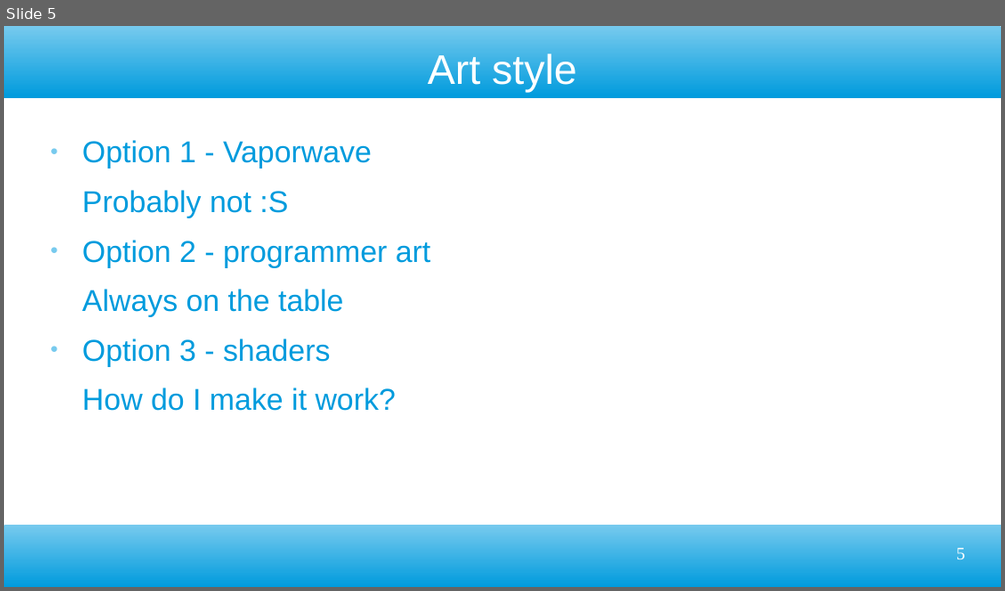
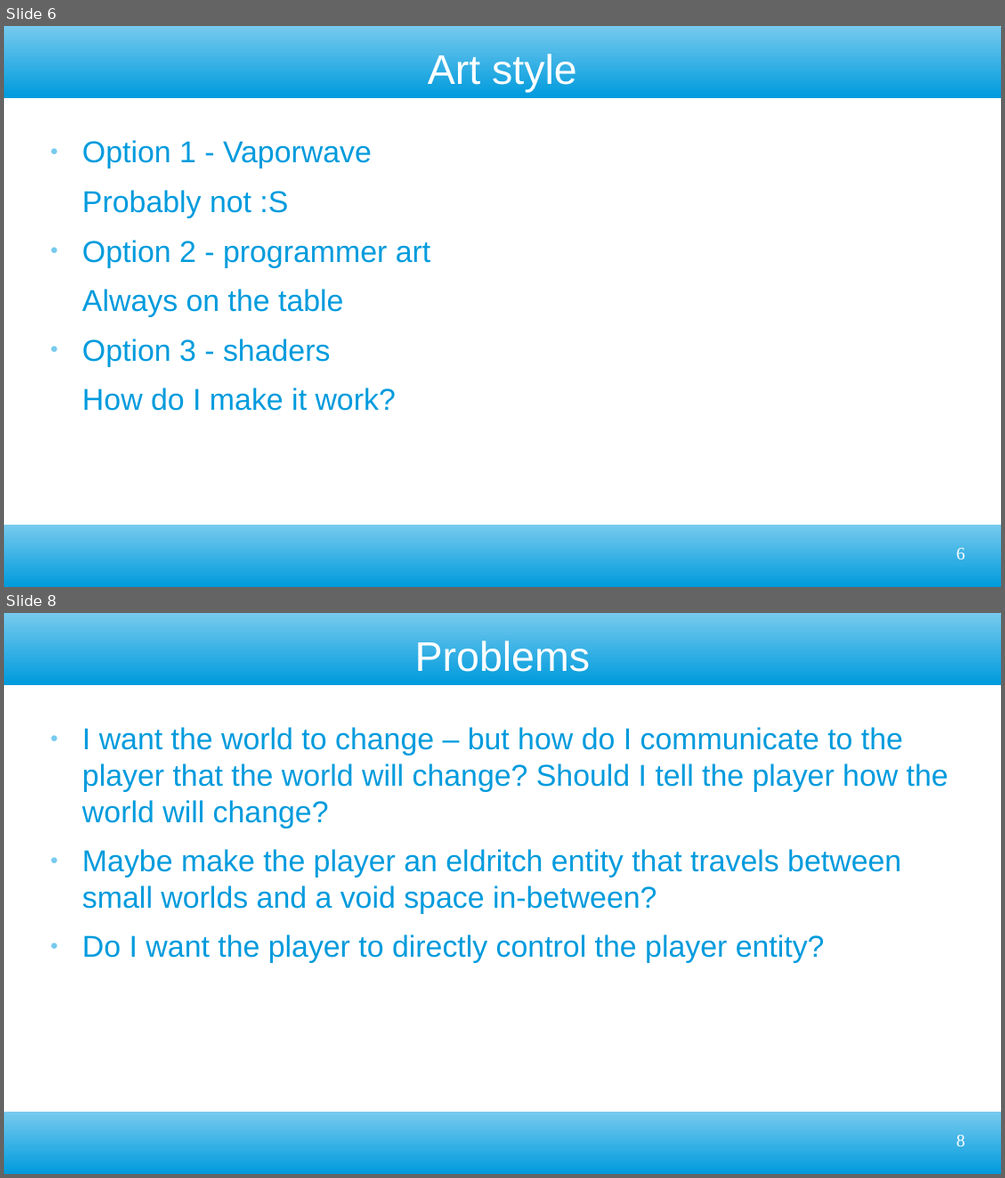
Before and after one commit to ktosox/GWJ77-Metamorphosis, a slide deck: GDD.odp. Shown one above the other, each under a label of ours: slide 5 before the commit, slides 6 and 8 after it; the slides between them are not shown. The pictures are 1005x591 and 1005x1178 pixels, drawn with LibreOffice and Linux fonts; fonts in the diff are those of the drawing. Boxes give left, top, right and bottom in pixels: in the first picture for what was removed or moved away, otherwise in the second. Text is boxed around its words. In the diff, an @@ line names an element or a change of style, - is before the commit and + after.

```diff
--- a/GDD.odp
+++ b/GDD.odp
@@ slide 8 added at (x1=4, y1=613, x2=1001, y2=1174), background #FFFFFF; not listed: 2 template elements that a slide beside it also shows @@
@@ title added at (x1=415, y1=641, x2=591, y2=679), 33 pt, text #FFFFFF @@
+Problems
@@ text added at (x1=82, y1=727, x2=948, y2=963), 24 pt, text #009BDD @@
+● I want the world to change – but how do I communicate to the player that the world will change? Should I tell the player how the world will change?
+● Maybe make the player an eldritch entity that travels between small worlds and a void space in-between?
+● Do I want the player to directly control the player entity?
@@ page number added at (x1=956, y1=1135, x2=965, y2=1146), 14 pt, text #FFFFFF @@
+8
@@ what was slide 5 is now slide 6 @@
@@ page number at (x1=956, y1=548, x2=965, y2=559): text changed @@
-5
+6
```
Also in this commit, not shown: 2 slides changed, 2 other slides added.
